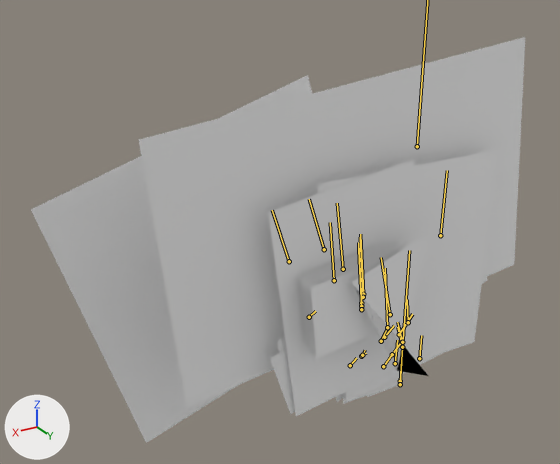
Before and after pictures for a commit that changed the FBX model cqFBX/rd.fbx.
One viewpoint serves both versions: a camera (50 mm lens) standing at (0.01447, 0.01644, 0.01457) and looking at (0.00238, -0.00372, 0.00449). The lights are fixed; the arrows at lower left show +X, +Y and +Z. Both versions are drawn at frame 534 of the action 'Take 001'; the numbers are the values there. The bones that bend it are drawn over the model as lines.
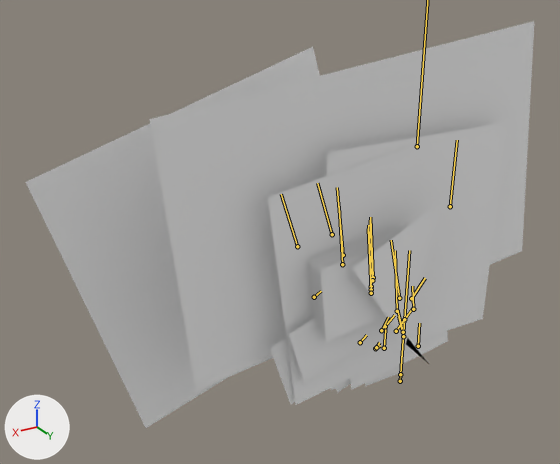
Edits to the scene script, one JSON object a line:
```json
{"block": "bone_body", "where": "bone_body = bpy.data.objects['Armature'].pose.bones['body']  # child of 'root'"}
{"op": "set", "path": "bone_body.location", "old": "(0.0, -0.014, 0.0)", "new": "(0.0, 0.025, 0.0)"}
{"block": "bone_leg_l", "where": "bone_leg_l = bpy.data.objects['Armature'].pose.bones['leg_l']  # child of 'body'"}
{"op": "set", "path": "bone_leg_l.location", "old": "(-0.003, 0.01, 0.0)", "new": "(0.035, 0.061, 0.0)"}
{"block": "bone_leg_r", "where": "bone_leg_r = bpy.data.objects['Armature'].pose.bones['leg_r']  # child of 'body'"}
{"op": "set", "path": "bone_leg_r.location", "old": "(-0.003, -0.036, 0.0)", "new": "(0.005, -0.021, 0.0)"}
{"block": "bone_arm_r", "where": "bone_arm_r = bpy.data.objects['Armature'].pose.bones['arm_r']  # child of 'body'"}
{"op": "set", "path": "bone_arm_r.location", "old": "(0.047, -0.04, 0.0)", "new": "(-0.003, 0.034, 0.0)"}
{"block": "bone_arm_a_001", "where": "bone_arm_a_001 = bpy.data.objects['Armature'].pose.bones['arm_a.001']  # child of 'arm_l'"}
{"op": "set", "path": "bone_arm_a_001.location", "old": "(-0.007, -0.016, 0.0)", "new": "(0.0, 0.0, -0.051)"}
{"block": "bone_weapon_l", "where": "bone_weapon_l = bpy.data.objects['Armature'].pose.bones['weapon_L']  # child of 'arm_a.001'"}
{"op": "set", "path": "bone_weapon_l.location", "old": "(0.011, -0.021, 0.0)", "new": "(0.029, 0.04, 0.0)"}
{"block": "bone_weapon_l_temp", "where": "bone_weapon_l_temp = bpy.data.objects['Armature'].pose.bones['weapon_L_temp']  # child of 'weapon_L'"}
{"op": "set", "path": "bone_weapon_l_temp.location", "old": "(0.011, 0.004, 0.268)", "new": "(0.0, 0.0, 0.268)"}
{"block": "bone_head", "where": "bone_head = bpy.data.objects['Armature'].pose.bones['head']  # child of 'body'"}
{"op": "set", "path": "bone_head.location", "old": "(0.035, -0.007, 0.0)", "new": "(0.0, 0.0, 0.0)"}
{"block": "bone_hair1", "where": "bone_hair1 = bpy.data.objects['Armature'].pose.bones['hair1']  # child of 'head'"}
{"op": "set", "path": "bone_hair1.location", "old": "(0.0, 0.0, 0.0)", "new": "(-0.002, 0.041, 0.0)"}
{"block": "bone_hair2", "where": "bone_hair2 = bpy.data.objects['Armature'].pose.bones['hair2']  # child of 'head'"}
{"op": "set", "path": "bone_hair2.location", "old": "(0.0, 0.0, 0.0)", "new": "(0.035, 0.001, 0.0)"}
{"block": "bone_cape", "where": "bone_cape = bpy.data.objects['Armature'].pose.bones['cape']  # child of 'body'"}
{"op": "set", "path": "bone_cape.location", "old": "(0.019, -0.001, 0.0)", "new": "(0.0, 0.0, 0.0)"}
```

Pixel boxes [x1, y1, x2, y2] of what changed, in the pictures (560 x 464 px):
```json
{"object": "polySurface1", "change": "posed", "before": [31, 37, 525, 443], "after": [26, 21, 534, 428]}
{"bone": "body", "before": "(402, 347) to (397, 327)", "after": "(403, 336) to (398, 316)"}
{"bone": "leg_l", "before": "(395, 363) to (397, 340)", "after": "(384, 348) to (386, 324)"}
{"bone": "leg_r", "before": "(419, 358) to (421, 335)", "after": "(418, 346) to (419, 323)"}
{"bone": "arm_r", "before": "(399, 334) to (412, 314)", "after": "(411, 298) to (425, 278)"}
{"bone": "arm_a.001", "before": "(361, 356) to (366, 353)", "after": "(375, 348) to (380, 345)"}
{"bone": "weapon_L", "before": "(350, 365) to (356, 358)", "after": "(360, 342) to (366, 335)"}
{"bone": "weapon_L_temp", "before": "(309, 317) to (315, 311)", "after": "(314, 297) to (321, 291)"}
{"bone": "head", "before": "(387, 327) to (385, 268)", "after": "(397, 311) to (395, 250)"}
{"bone": "hair1", "before": "(440, 235) to (447, 170)", "after": "(450, 206) to (457, 140)"}
{"bone": "hair2", "before": "(343, 269) to (337, 203)", "after": "(343, 255) to (337, 187)"}
{"bone": "cape", "before": "(408, 322) to (407, 299)", "after": "(413, 309) to (412, 286)"}
```
